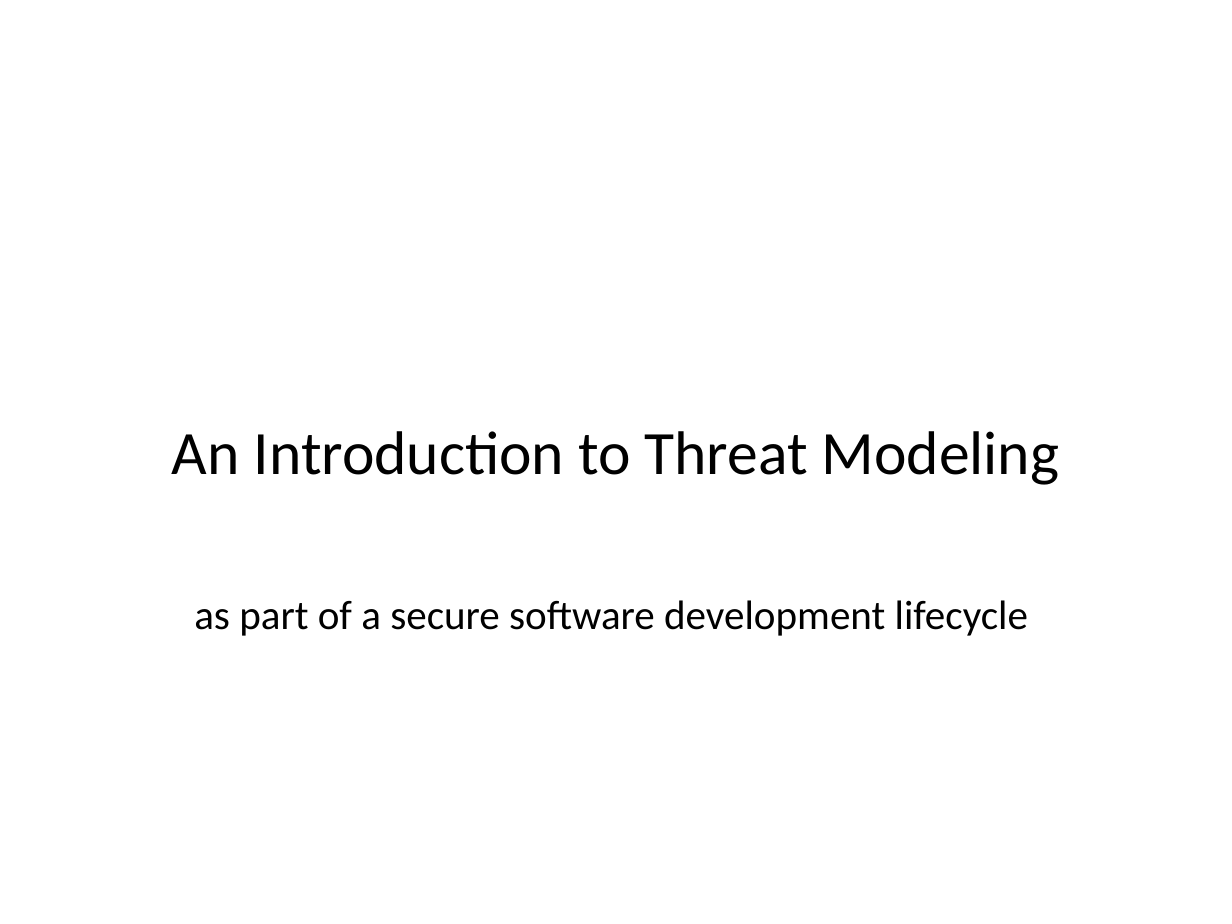
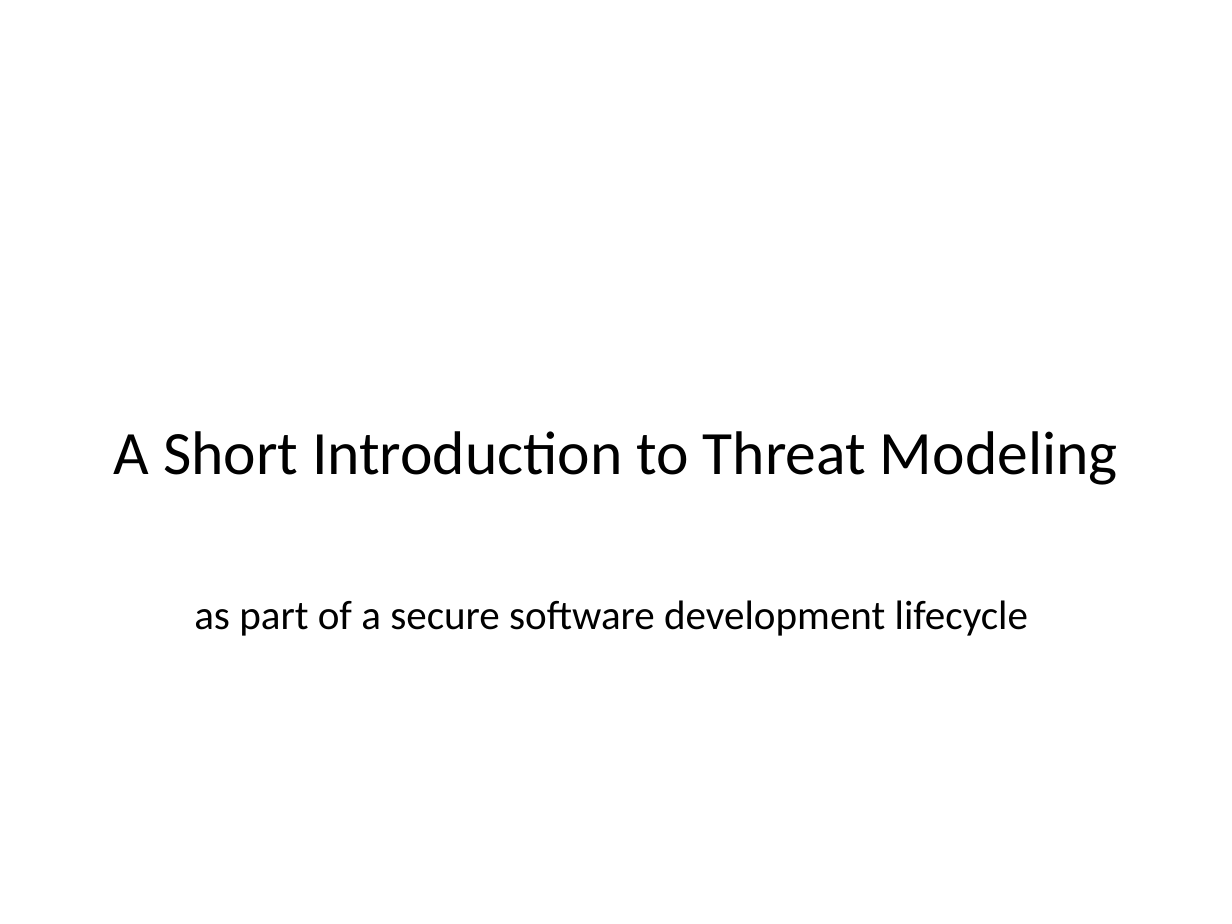
Before and after one commit to jgadsden/owasp-threat-dragon-models, a slide deck: slide 2 of OWASP_short_introduction_threat_modeling.odp. Drawn at 1232x924 pixels with LibreOffice and Linux fonts; fonts in the diff are those of the drawing; background and template pictures are left out. Boxes give left, top, right and bottom in pixels: in the first picture for what was removed or moved away, otherwise in the second. Text is boxed around its words. In the diff, an @@ line names an element or a change of style, - is before the commit and + after.

```diff
--- a/OWASP_short_introduction_threat_modeling.odp
+++ b/OWASP_short_introduction_threat_modeling.odp
@@ subtitle at [113, 431, 1118, 485]: text changed @@
-An Introduction to Threat Modeling
+A Short Introduction to Threat Modeling
```
Also in this commit, not shown: 4 other slides changed, 4 slides added, 2 slides removed.
